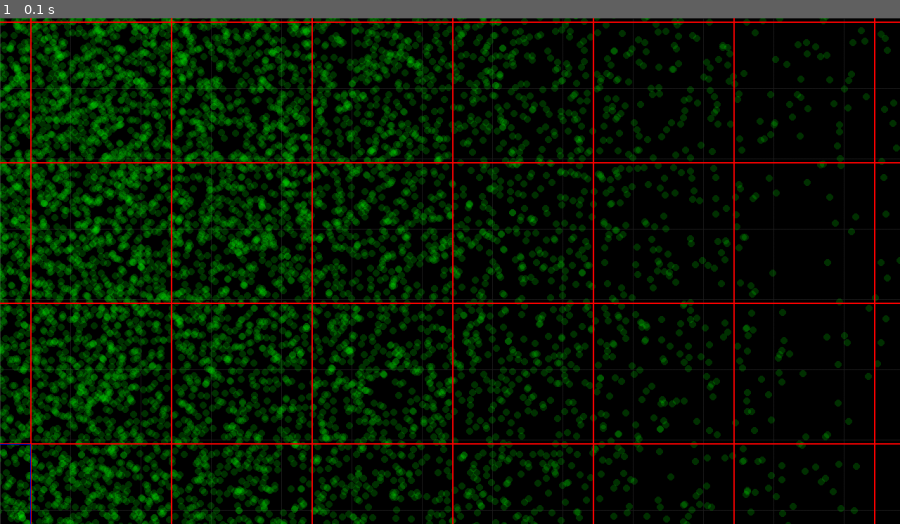
Above: before the commit, frame 1.
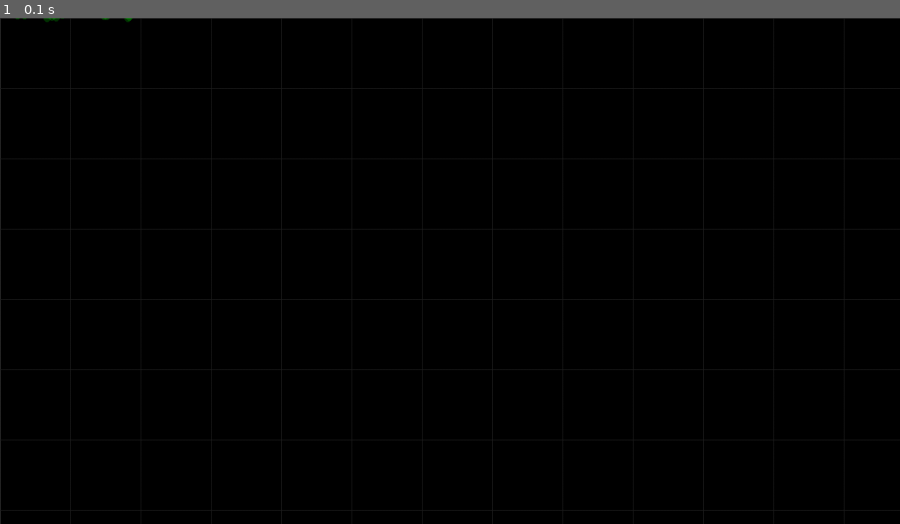
Above: after the commit, the same moment.

Repository: Bluemi/viztools
Game: pygame game, started from scripts/main.py
Same seed, same stepped clock (60 frames per second), same inputs: the game is played once before the commit and once after it.
Inputs:
- Up to frame 1 (0.1 s): no input

The runs differ from the first frame. In frame 1, 39% of the frame differs, in the area x 0-100%, y 0-100%.

Commit message:
implement chunked rendering

Diff:
--- a/scripts/main.py
+++ b/scripts/main.py
@@ -11,15 +11,15 @@
 class SimpleViewer(Viewer):
     def __init__(self):
         super().__init__(drag_mouse_button=2)
-        num_points = 50000
-        positions = np.random.normal(size=(num_points, 2))
-        positions[:, 0] *= 5
-        positions[:, 1] *= 10
+        num_points = 100_000
+        positions = np.random.random(size=(num_points, 2))
+        positions[:, 0] *= 20
+        positions[:, 1] *= 40
         self.points = Points(
             positions,
             # np.array([[0, 0], [1, 1], [-1, 2]]),
             # size=np.random.randint(1, 5, size=num_points) ** 2 / 250,
-            size=5,
+            size=0.05,
             color=np.array([0, 255, 0, 50])
         )
         # self.points = Points(
@@ -48,38 +48,38 @@
 
     def handle_event(self, event: pg.event.Event):
         super().handle_event(event)
-        if event.type == pg.MOUSEMOTION:
-            clicked_indices = np.nonzero(np.equal(self.point_type, 2))[0]
-            old_hovered = np.nonzero(np.equal(self.point_type, 1))[0]
-            hovered_indices = self.points.hovered_points(self.mouse_pos, self.coordinate_system)
-            hovered_indices = np.setdiff1d(hovered_indices, clicked_indices)
-            if not np.array_equal(old_hovered, hovered_indices):
-                self.point_type[old_hovered] = 0
-                self.point_type[hovered_indices] = np.maximum(1, self.point_type[hovered_indices])
-                for oh in old_hovered:
-                    self.points.set_color(np.array([0, 255, 0, 50]), oh)
-                for hi in hovered_indices:
-                    self.points.set_color(np.array([0, 255, 0, 100]), hi)
-                self.render_needed = True
+        # if event.type == pg.MOUSEMOTION:
+        #     clicked_indices = np.nonzero(np.equal(self.point_type, 2))[0]
+        #     old_hovered = np.nonzero(np.equal(self.point_type, 1))[0]
+        #     hovered_indices = self.points.hovered_points(self.mouse_pos, self.coordinate_system)
+        #     hovered_indices = np.setdiff1d(hovered_indices, clicked_indices)
+        #     if not np.array_equal(old_hovered, hovered_indices):
+        #         self.point_type[old_hovered] = 0
+        #         self.point_type[hovered_indices] = np.maximum(1, self.point_type[hovered_indices])
+        #         for oh in old_hovered:
+        #             self.points.set_color(np.array([0, 255, 0, 50]), oh)
+        #         for hi in hovered_indices:
+        #             self.points.set_color(np.array([0, 255, 0, 100]), hi)
+        #         self.render_needed = True
 
-        if event.type == pg.MOUSEBUTTONDOWN:
-            if event.button == 1:
-                old_clicked = np.nonzero(np.equal(self.point_type, 2))[0]
-                self.point_type[old_clicked] = 0
-                for p_index in old_clicked:
-                    self.points.set_color(np.array([0, 255, 0, 50]), p_index)
+        # if event.type == pg.MOUSEBUTTONDOWN:
+        #     if event.button == 1:
+        #         old_clicked = np.nonzero(np.equal(self.point_type, 2))[0]
+        #         self.point_type[old_clicked] = 0
+        #         for p_index in old_clicked:
+        #             self.points.set_color(np.array([0, 255, 0, 50]), p_index)
 
-                # clicked_indices = self.points.clicked_points(event, self.coordinate_system)
-                # if len(clicked_indices) > 0:
-                #     self.point_type[clicked_indices] = 2
-                #     for p_index in clicked_indices:
-                #         self.points.set_color(np.array([255, 0, 0, 50]), p_index)
+        #         # clicked_indices = self.points.clicked_points(event, self.coordinate_system)
+        #         # if len(clicked_indices) > 0:
+        #         #     self.point_type[clicked_indices] = 2
+        #         #     for p_index in clicked_indices:
+        #         #         self.points.set_color(np.array([255, 0, 0, 50]), p_index)
 
-                closest_point, dist = self.points.closest_point(self.mouse_pos, self.coordinate_system)
-                if dist < 10:
-                    self.point_type[closest_point] = 2
-                    self.points.set_color(np.array([255, 0, 0, 50]), closest_point)
-                self.render_needed = True
+        #         closest_point, dist = self.points.closest_point(self.mouse_pos, self.coordinate_system)
+        #         if dist < 10:
+        #             self.point_type[closest_point] = 2
+        #             self.points.set_color(np.array([255, 0, 0, 50]), closest_point)
+        #         self.render_needed = True
 
 
 def main():
--- a/viztools/drawable/draw_utils/chunking.py
+++ b/viztools/drawable/draw_utils/chunking.py
@@ -1,12 +1,13 @@
-from typing import Self, Tuple, Optional
+from typing import Self, Tuple, Optional, Dict
 
 import numpy as np
+import pygame as pg
 
 
 class ChunkGrid:
     def __init__(
             self, surfaces: np.ndarray, point_chunk_indices: np.ndarray, chunk_point_indices: np.ndarray,
-            left_bot: np.ndarray, chunk_size: float
+            left_bot: np.ndarray, chunk_size: float, chunk_frames: np.ndarray,
     ):
         """
         Creates a new ChunkGrid object. This groups the given points into a grid of chunks with size (w, h).
@@ -17,11 +18,15 @@
         :param point_chunk_indices: A numpy array with shape n of type int. Accessing point_indices[i] gives the
         chunk_index of the ith point. Left bottom chunk has index 0, the next chunk to the top has index 1.
         The top right chunk as index h*w-1.
-        :param chunk_point_indices: A numpy array with shape (w, h) of type int. Accessing point_indices[x, y] gives
-        a numpy array of indices for points in the chunk at (x, y).
+        :param chunk_point_indices: A numpy array with shape (w, h).
+        Accessing chunk_point_indices[x, y] gives a numpy array of indices for points in the chunk at (x, y).
         :param left_bot: The world coordinates of the bottom left corner of the bottom left chunk as a numpy array with
         shape 2 of type float.
         :param chunk_size: The size of the chunks in world coordinates.
+        :param chunk_frames: A numpy array with shape (w, h, 4). Each entry[x, y] contains the
+        (left, top, right, bottom) world coordinates of the surrounding frame. The surrounding frame is the area, in
+        which all contained points can be fully rendered. If no points are contained in the chunk, the frame should be
+        zeros.
         """
         self.surfaces = surfaces
         self.point_chunk_indices = point_chunk_indices
@@ -33,6 +38,7 @@
         # - 1: has to update
         # - 2: ok
         self.status = np.zeros(surfaces.shape, dtype=np.int32)
+        self.chunk_frames = chunk_frames
 
     def shape(self) -> Tuple[int, int]:
         """
@@ -41,13 +47,14 @@
         return self.surfaces.shape
 
     @classmethod
-    def from_points(cls, points: np.ndarray, chunk_size: float) -> Self:
+    def from_points(cls, points: np.ndarray, sizes: np.ndarray, chunk_size: float) -> Self:
         """
         Create a grid of chunks from the given points. Each point is in exactly one chunk.
         Chunks are created in scanline order.
 
         :param points: The center positions of points in the coordinate system with shape (n, 2).
         Accessing points[i] gives the (x, y) position of point i.
+        :param sizes: The sizes of the points in the coordinate system with shape n.
         :param chunk_size: The maximum size of a chunk in world size.
         :return: A ChunkGrid object.
         """
@@ -79,7 +86,20 @@
                 cur_chunk = np.nonzero(np.equal(point_chunk_indices, current_chunk_index))[0]
                 chunks_point_indices[chunk_x, chunk_y] = cur_chunk
 
-        return ChunkGrid(surfaces, point_chunk_indices, chunks_point_indices, most_left_bot, chunk_size)
+        # building chunk frames
+        chunk_frames = np.zeros((*chunks_shape, 4))
+        for chunk_x in range(chunks_shape[0]):
+            for chunk_y in range(chunks_shape[1]):
+                point_indices = chunks_point_indices[chunk_x, chunk_y]
+                if point_indices.shape[0] != 0:
+                    point_positions = points[point_indices]
+                    point_sizes = sizes[point_indices].reshape(-1, 1)
+
+                    left_bot = np.min(point_positions - point_sizes, axis=0)
+                    right_top = np.max(point_positions + point_sizes, axis=0)
+                    chunk_frames[chunk_x, chunk_y] = (left_bot[0], right_top[1], right_top[0], left_bot[1])
+
+        return ChunkGrid(surfaces, point_chunk_indices, chunks_point_indices, most_left_bot, chunk_size, chunk_frames)
 
     def get_in_viewport_chunk_indices(self, viewport: np.ndarray) -> np.ndarray:
         """
@@ -123,4 +143,49 @@
         return int(chunk_indices[most_needed_index])
 
     def set_status(self, chunk_index: int, status: int):
-        self.status.flat[chunk_index] = status
+        self.status[self.chunk_index_tuple(chunk_index)] = status
+
+    def chunk_index_tuple(self, chunk_index: int) -> Tuple[int, int]:
+        s = self.shape()
+        return chunk_index // s[1], chunk_index % s[1]
+
+    def chunk_frame_size(self, chunk_index: int) -> Tuple[float, float]:
+        frame = self.chunk_frames[self.chunk_index_tuple(chunk_index)]
+        return abs(float(frame[2] - frame[0])), abs(float(frame[3] - frame[1]))
+
+    def render_chunk(
+            self, chunk_index: int, points: np.ndarray, sizes: np.ndarray, colors: np.ndarray, surf_params: np.ndarray,
+            zoom_factor: float, point_surfaces: Dict[bytes, pg.Surface]
+    ):
+        """
+        Creates a surface for the given chunk
+        :param chunk_index:
+        """
+        chunk_index = self.chunk_index_tuple(chunk_index)
+
+        frame = self.chunk_frames[chunk_index]
+        left_bot = np.array([frame[0], frame[3]])
+        frame_size = abs(float(frame[2] - frame[0])), abs(float(frame[3] - frame[1]))
+        render_size = tuple(int(round(s * zoom_factor)) for s in frame_size)
+        surface = pg.Surface(render_size, pg.SRCALPHA)
+
+        point_indices = self.chunk_point_indices[chunk_index]
+        points = points[point_indices]
+        colors = colors[point_indices]
+        sizes = sizes[point_indices]
+        surf_params = surf_params[point_indices]
+
+        render_positions = points - left_bot.reshape(1, 2)
+        render_positions[:, 0] -= sizes
+        render_positions[:, 1] += sizes
+        render_positions *= zoom_factor
+        render_positions[:, 1] = render_size[1] - render_positions[:, 1]  # flip y-axis
+        render_positions = render_positions.round().astype(int)
+
+        for pos, size, color, surf_params in zip(render_positions, sizes, colors, surf_params):
+            point_surface = point_surfaces[surf_params.tobytes()]
+            # print('pos:', pos, render_size[1])
+            surface.blit(point_surface, pos)
+
+        self.status[chunk_index] = 2
+        self.surfaces[chunk_index] = surface
--- a/viztools/drawable/points.py
+++ b/viztools/drawable/points.py
@@ -73,7 +73,8 @@
         return len(self._points)
 
     def _build_chunk_grid(self, zoom_factor: float, chunk_size: int = 200) -> ChunkGrid:
-        return ChunkGrid.from_points(self._points, chunk_size / zoom_factor)
+        sizes = _get_world_sizes(self._size[:, 0], self._size[:, 1], zoom_factor)
+        return ChunkGrid.from_points(self._points, sizes, chunk_size / zoom_factor)
 
     def _get_surf_params(self) -> np.ndarray:
         return np.concatenate([self._size, self._colors], axis=1)
@@ -119,7 +120,10 @@
         draw_sizes[is_relative_size] *= zoom_factor
         return np.maximum(draw_sizes.astype(int), 1)
 
-    def _update_chunks(self, coordinate_system: CoordinateSystem, screen_size: Tuple[int, int]):
+    def _update_chunks(
+            self, coordinate_system: CoordinateSystem, screen_size: Tuple[int, int],
+            point_surfaces: Dict[bytes, pg.Surface]
+    ):
         if self.last_zoom_factor is None or self.last_zoom_factor != coordinate_system.zoom_factor:
             self.current_chunks = None
             self.last_zoom_factor = coordinate_system.zoom_factor
@@ -131,55 +135,29 @@
         viewport = coordinate_system.screen_to_space_t(np.array([[0.0, 0.0], screen_size]))
         update_index = self.current_chunks.get_next_update_chunk(viewport)
         if update_index is not None:
-            self.current_chunks.set_status(update_index, 2)
+            sizes = _get_world_sizes(self._size[:, 0], self._size[:, 1], coordinate_system.zoom_factor)
+            self.current_chunks.render_chunk(
+                update_index, self._points, sizes, self._colors,
+                self._get_surf_params(), coordinate_system.zoom_factor, point_surfaces
+            )
 
     def draw(self, screen: pg.Surface, coordinate_system: CoordinateSystem):
-        self._update_chunks(coordinate_system, screen.get_size())
-
-        draw_sizes = self._get_draw_sizes(coordinate_system.zoom_factor)
-        screen_size = np.array(screen.get_size(), dtype=np.int32)
-
-        # filter out invalid positions
-        screen_points = coordinate_system.space_to_screen_t(self._points)
-        valid_positions = _get_valid_positions(screen_points, draw_sizes, screen_size)
-        screen_points = screen_points[valid_positions]
-        valid_colors = self._colors[valid_positions]
-        valid_sizes = draw_sizes[valid_positions]
-        screen_points -= valid_sizes.reshape(-1, 1)
-
         # create blit surfaces
         surfaces = self._create_point_surfaces(coordinate_system.zoom_factor)
 
-        # draw
-        for pos, size, color, surf_params in zip(
-                screen_points, valid_sizes, valid_colors, self._get_surf_params()[valid_positions]
-        ):
-            surface = surfaces[surf_params.tobytes()]
-            screen.blit(surface, pos)
-
-        # draw chunks
-        left_bot_chunk_pos = np.array([
-            self.current_chunks.left_bot,
-            self.current_chunks.left_bot + self.current_chunks.chunk_size
-        ])
+        self._update_chunks(coordinate_system, screen.get_size(), surfaces)
+
+        # draw points in chunks
         for chunk_x in range(self.current_chunks.shape()[0]):
             for chunk_y in range(self.current_chunks.shape()[1]):
-                offset = np.array([chunk_x * self.current_chunks.chunk_size, chunk_y * self.current_chunks.chunk_size])
-                chunk_pos = left_bot_chunk_pos + offset.reshape(1, 2)
-                chunk_pos_screen = coordinate_system.space_to_screen_t(chunk_pos)
-                left = int(chunk_pos_screen[0, 0])
-                top = int(chunk_pos_screen[1, 1])
-                right = int(chunk_pos_screen[1, 0])
-                bottom = int(chunk_pos_screen[0, 1])
-                rect = pg.Rect(left, top, abs(right - left), abs(bottom - top))
-                status = self.current_chunks.status[chunk_x, chunk_y]
-                if status == 0:
-                    color = pg.Color(255, 0, 0)
-                elif status == 1:
-                    color = pg.Color(0, 255, 0)
-                else:
-                    color = pg.Color(0, 0, 255)
-                pg.draw.rect(screen, color, rect, 1)
+                # noinspection PyTypeChecker
+                chunk_surface: Optional[pg.Surface] = self.current_chunks.surfaces[chunk_x, chunk_y]
+                if chunk_surface is not None:
+                    chunk_frame = self.current_chunks.chunk_frames[chunk_x, chunk_y]
+                    left_top = np.array([[chunk_frame[0], chunk_frame[1]]])
+                    left_top_screen = coordinate_system.space_to_screen_t(left_top)
+                    left_top_screen = (int(left_top_screen[0, 0]), int(left_top_screen[0, 1]))
+                    screen.blit(chunk_surface, left_top_screen)
 
     def clicked_points(self, event: pg.event.Event, coordinate_system: CoordinateSystem) -> np.ndarray:
         """
@@ -235,6 +213,21 @@
     return int(size)
 
 
+def _get_world_sizes(sizes: np.ndarray, is_relative: np.ndarray, zoom_factor: float) -> np.ndarray:
+    """
+    Converts sizes from screen or world sizes to world sizes.
+    :param sizes: Float array with shape [N,] where N is the number of sizes.
+    :param is_relative: Float array with shape [N,] where N is the number of sizes. 1.0 means relative size, 0.0 means
+    absolute size.
+    :param zoom_factor: The zoom factor. world_size = draw_size / zoom_factor
+    :return: For each index i, returns the world size for size[i]
+    """
+    is_absolute = is_relative < 0.5
+    world_sizes = sizes.copy()
+    world_sizes[is_absolute] /= zoom_factor
+    return world_sizes
+
+
 def _get_valid_positions(screen_points: np.ndarray, draw_sizes: np.ndarray, screen_size: np.ndarray) -> np.ndarray:
     return np.where(np.logical_and(
         np.logical_and(screen_points[:, 0] > -draw_sizes, (screen_points[:, 0] < screen_size[0] + draw_sizes)),
